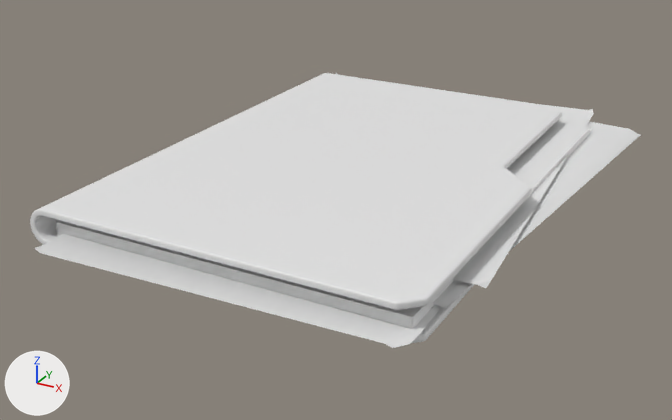
One commit to the FBX model Assets/_GoodCopBadCop/_Models/Folder/Folder.fbx: the scene before it, then after it.
Before and after are seen from a 50 mm lens placed at (2.47, -4.82, 2.13), pointed at (-0.09, -0.17, -0.19). Lighting does not change. The marker at lower left points along +X, +Y and +Z. The first picture is the older version. Where no turn or scale is listed for an object, it has been applied to the vertices.

Objects in the first picture: 'A4_Page1Shape_6_0', 'A4_Page2Shape_4_0', 'A4_Page3Shape_2_0', 'A4_Paper_StackShape_8_0', 'Folder_1Shape'.
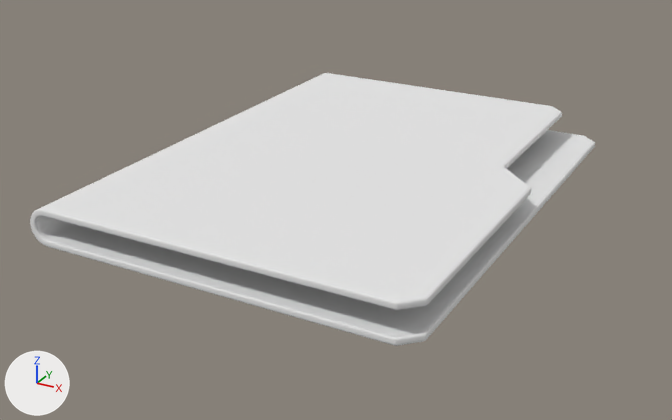
The newer file is also turned or shifted as a whole; pictures and numbers use the older file's frame.

The edits, one by one:
Object 'A4_Paper_StackShape_8_0' (ob_a4_paper_stackshape_8_0) is deleted.
Object 'A4_Page2Shape_4_0' (ob_a4_page2shape_4_0) is deleted.
Object 'A4_Page1Shape_6_0' (ob_a4_page1shape_6_0) is deleted.
Object 'A4_Page3Shape_2_0' (ob_a4_page3shape_2_0) is deleted.

Pixel boxes [x1, y1, x2, y2] of what changed, in the pictures (672 x 420 px):
'A4_Page3Shape_2_0', deleted
    before: [34, 234, 442, 348]
'A4_Paper_StackShape_8_0', deleted
    before: [56, 122, 591, 329]
'A4_Page2Shape_4_0', deleted
    before: [433, 122, 641, 308]
'A4_Page1Shape_6_0', deleted (mostly hidden)
    before: [335, 72, 594, 288]
